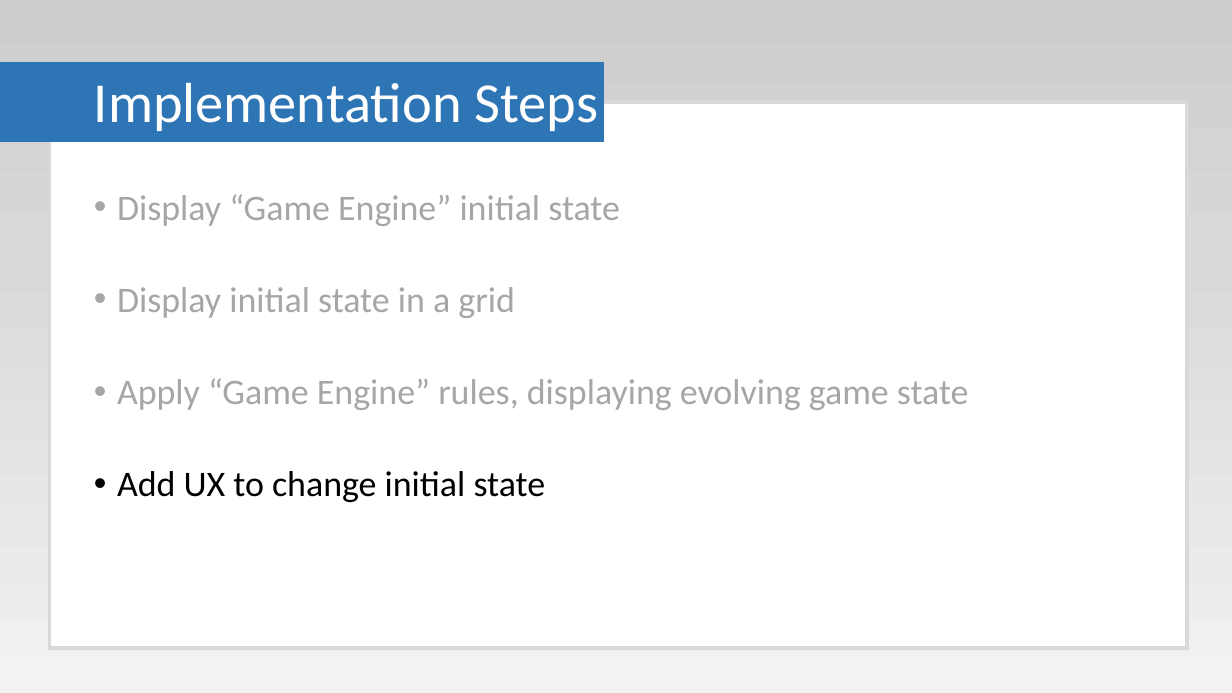
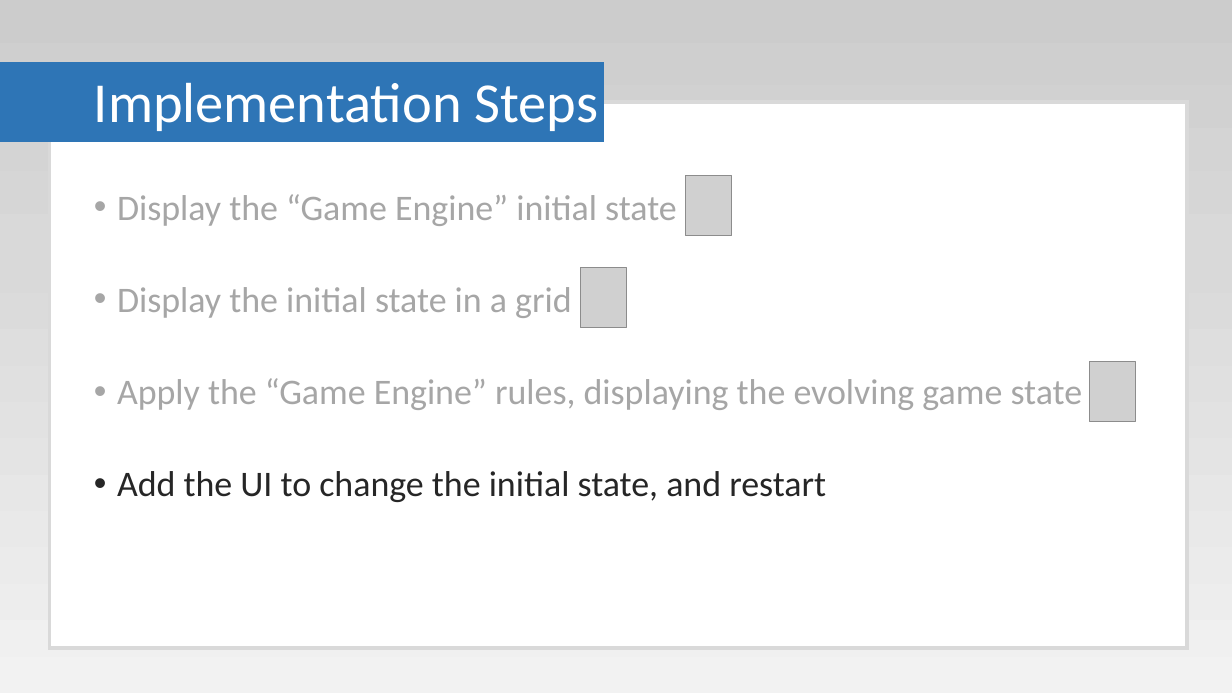
Before and after one commit to Paul-Hadfield/GameOfLife-Talk, a slide deck: slide 42 of Game Of Life Presentation.pptx. Drawn at 1232x693 pixels with LibreOffice and Linux fonts; fonts in the diff are those of the drawing; grey boxes stand for pictures. Boxes give left, top, right and bottom in pixels: in the first picture for what was removed or moved away, otherwise in the second. Text is boxed around its words. In the diff, an @@ line names an element or a change of style, - is before the commit and + after.

```diff
--- a/Game Of Life Presentation.pptx
+++ b/Game Of Life Presentation.pptx
@@ picture added at [686, 176, 732, 236] @@
@@ text at [117, 194, 1083, 502]: text changed @@
-• Display “Game Engine” initial state
-• Display initial state in a grid
-• Apply “Game Engine” rules, displaying evolving game state
-• Add UX to change initial state
+• Display the “Game Engine” initial state
+• Display the initial state in a grid
+• Apply the “Game Engine” rules, displaying the evolving game state
+• Add the UI to change the initial state, and restart
@@ picture added at [580, 268, 627, 328] @@
@@ picture added at [1090, 361, 1136, 421] @@
```
Also in this commit, not shown: 8 other slides changed.
